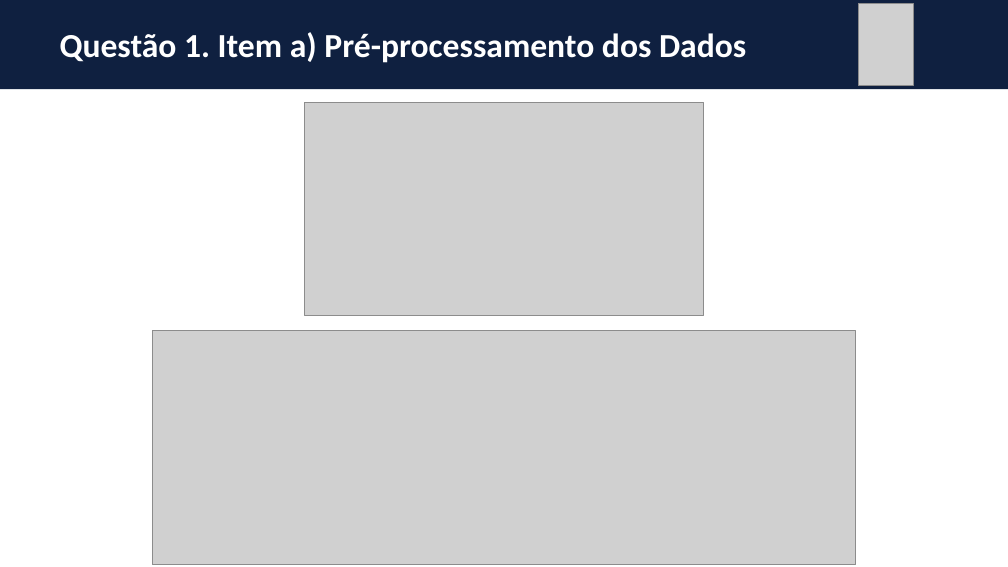
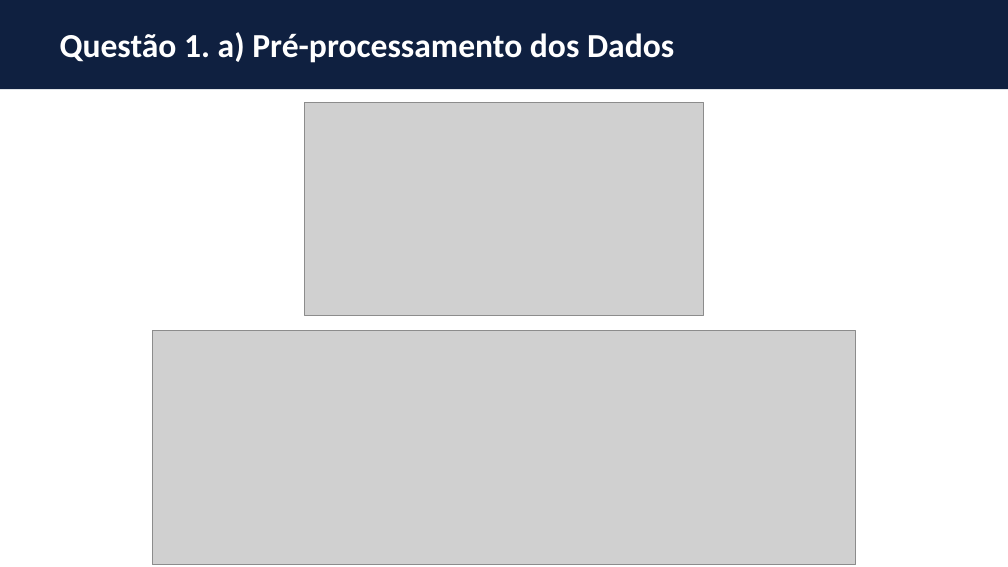
Before and after one commit to thiagoneye/master-deep_learning, a slide deck: slide 3 of DeepLearning/docs/ExerciseList/[DL] Lista de Exercícios - 2025.2 (PPGI).pptx. Drawn at 1008x567 pixels with LibreOffice and Linux fonts; fonts in the diff are those of the drawing; grey boxes stand for pictures. Boxes give left, top, right and bottom in pixels: in the first picture for what was removed or moved away, otherwise in the second. Text is boxed around its words. In the diff, an @@ line names an element or a change of style, - is before the commit and + after.

Commit message:
Geração de dados para apresentação .pptx

```diff
--- a/DeepLearning/docs/ExerciseList/[DL] Lista de Exercícios - 2025.2 (PPGI).pptx
+++ b/DeepLearning/docs/ExerciseList/[DL] Lista de Exercícios - 2025.2 (PPGI).pptx
@@ picture removed at [859,4,913,85] @@
@@ title at [60,32,674,63]: text changed @@
-Questão 1. Item a) Pré-processamento dos Dados
+Questão 1. a) Pré-processamento dos Dados
```
Also in this commit, not shown: 16 other slides changed, 11 slides added, 3 slides removed, 2 other files.
